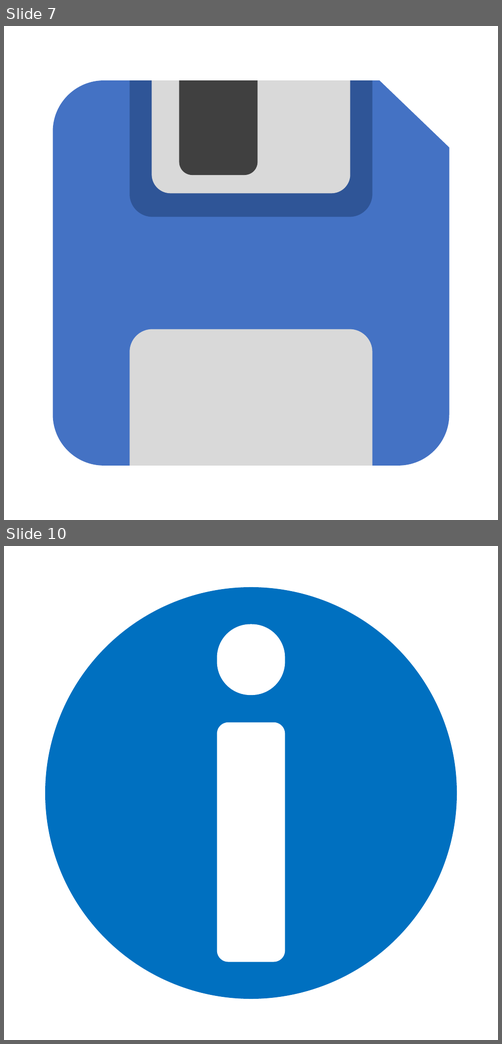
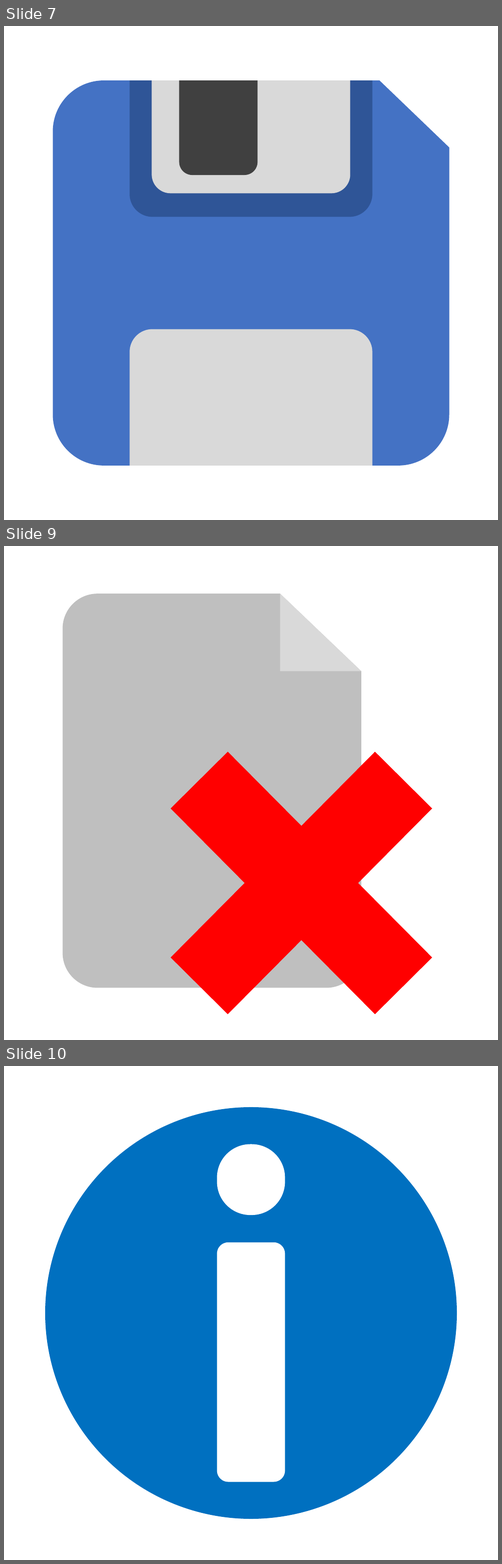
Before and after one commit to alisopp/KaraokeMusicVideoManager, a slide deck: ImageResources/ProjectFiles/menu.pptx. Shown one above the other, each under a label of ours: slides 7 and 10 before the commit, slides 7, 9 and 10 after it; the slides between them are not shown. The pictures are 502x1044 and 502x1564 pixels, drawn with LibreOffice and Linux fonts; fonts in the diff are those of the drawing. Boxes give left, top, right and bottom in pixels: in the first picture for what was removed or moved away, otherwise in the second. Text is boxed around its words. In the diff, an @@ line names an element or a change of style, - is before the commit and + after.

```diff
--- a/ImageResources/ProjectFiles/menu.pptx
+++ b/ImageResources/ProjectFiles/menu.pptx
@@ slide 9 added at [4, 546, 498, 1040], background #FFFFFF @@
@@ freeform shape added at [63, 594, 361, 987], fill #BFBFBF @@
@@ right triangle added at [280, 594, 361, 671], fill #D9D9D9 @@
@@ cross added at [104, 685, 497, 1040], fill #FF0000 @@
```
Also in this commit, not shown: 1 slide changed, 1 other slide added, 1 slide removed, 10 other files.
